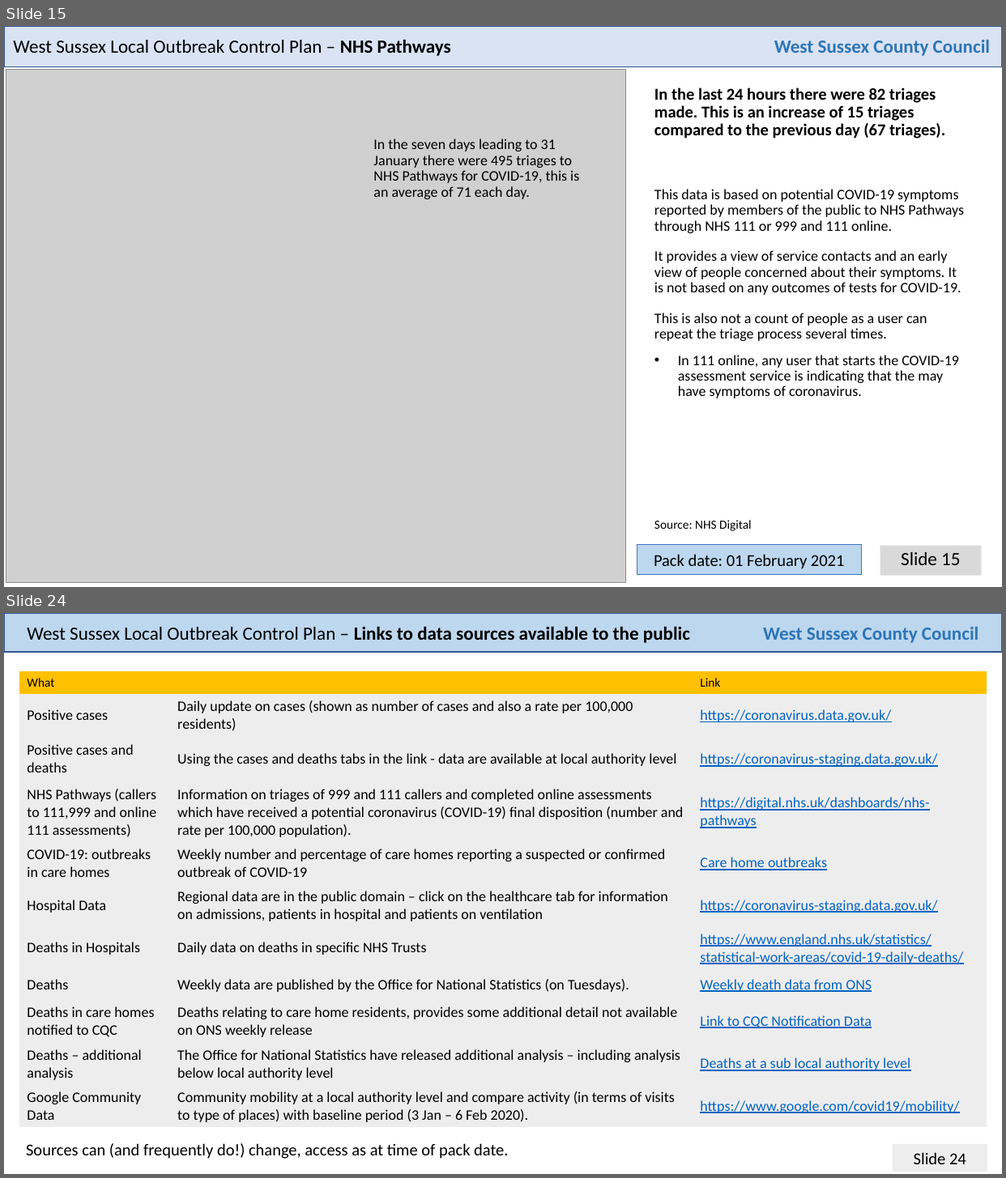
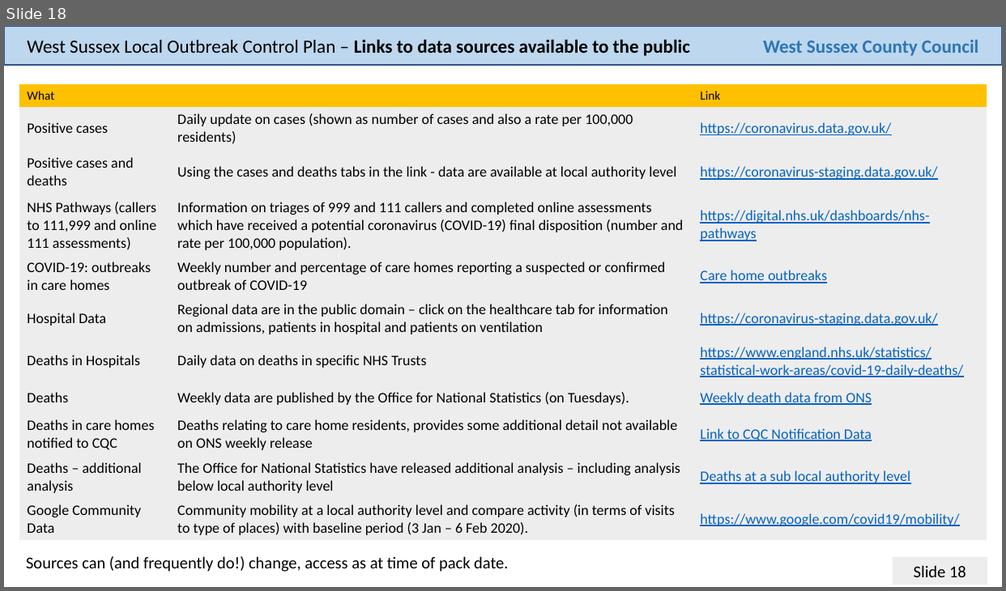
Before and after one commit to psychty/wsx_covid_datapack_public, a slide deck: Latest_West_Sussex_C19_slide_deck.pptx. Shown one above the other, each under a label of ours: slides 15 and 24 before the commit, slide 18 after it; the slides between them are not shown. The pictures are 1006x1178 and 1006x591 pixels, drawn with LibreOffice and Linux fonts; fonts in the diff are those of the drawing; grey boxes stand for pictures. Boxes give left, top, right and bottom in pixels: in the first picture for what was removed or moved away, otherwise in the second. Text is boxed around its words. In the diff, an @@ line names an element or a change of style, - is before the commit and + after.

```diff
--- a/Latest_West_Sussex_C19_slide_deck.pptx
+++ b/Latest_West_Sussex_C19_slide_deck.pptx
@@ slide 15 removed at bbox=[4, 26, 1002, 587], background #FFFFFF @@
@@ rectangle removed at bbox=[4, 26, 1002, 67] @@
@@ text removed at bbox=[13, 39, 451, 56] @@
-West Sussex Local Outbreak Control Plan – NHS Pathways
@@ text removed at bbox=[774, 40, 990, 56] @@
-West Sussex County Council
@@ picture removed at bbox=[6, 70, 626, 583] @@
@@ text removed at bbox=[654, 88, 945, 139] @@
-In the last 24 hours there were 82 triages made. This is an increase of 15 triages compared to the previous day (67 triages).
@@ text removed at bbox=[373, 139, 579, 199] @@
-In the seven days leading to 31 January there were 495 triages to NHS Pathways for COVID-19, this is an average of 71 each day.
@@ text removed at bbox=[654, 189, 964, 399] @@
-• This data is based on potential COVID-19 symptoms reported by members of the public to NHS Pathways through NHS 111 or 999 and 111 online.
-  It provides a view of service contacts and an early view of people concerned about their symptoms. It is not based on any outcomes of tests for COVID-19.
-  This is also not a count of people as a user can repeat the triage process several times.
-  In 111 online, any user that starts the COVID-19 assessment service is indicating that the may have symptoms of coronavirus.
@@ text removed at bbox=[654, 520, 752, 531] @@
-Source: NHS Digital
@@ rectangle removed at bbox=[637, 544, 862, 574] @@
-Pack date: 01 February 2021
@@ text removed at bbox=[880, 545, 981, 575] @@
-Slide 15
@@ what was slide 24 is now slide 18 @@
@@ page number at bbox=[914, 565, 966, 578]: text changed @@
-Slide 24
+Slide 18
```
Also in this commit, not shown: 17 slides changed, 5 other slides removed, 28 other files.
